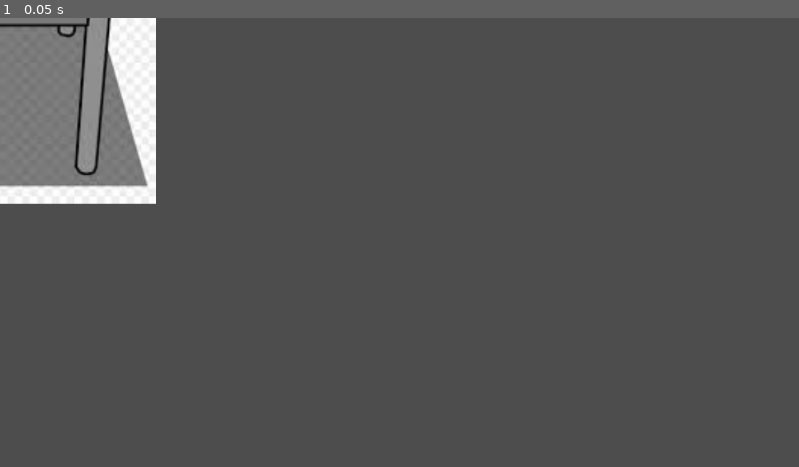
Above: before the commit, frame 1.
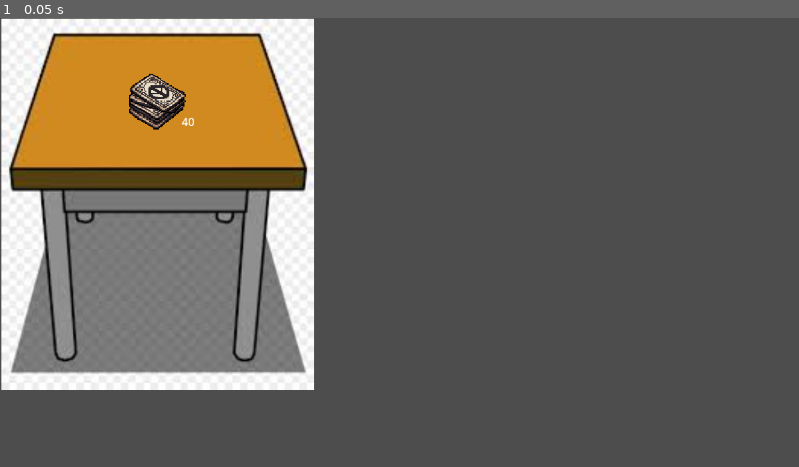
Above: after the commit, the same moment.

Repository: Thijs987/pse_onlycode
Game: Godot game, scene res://main.tscn
The game is run twice, just before and just after one commit, with the same random seed, the same clock (stepped at 60 frames per second) and the same inputs. Before the commit the project has no main scene; this scene is started directly in both runs.
Inputs:
- Up to frame 1 (0.05 s): no input

The runs differ from the first frame. In frame 1, 32% of the frame differs, in the area x 0-40%, y 0-83%.

Commit message:
Card pile + count script added

Diff:
--- /dev/null
+++ b/frontend/area_2d.gd
@@ -0,0 +1,31 @@
+extends Area2D
+
+# Deze aanpassen voor het goeie aantal kaarten
+@export var card_count: int = 40
+
+# Maakt CounterLabel node
+@onready var counter_label: Label = $CounterLabel
+
+# Called when the node enters the scene tree for the first time.
+func _ready() -> void:
+	self.input_event.connect(_on_pile_input_event)
+	update_card_text()
+
+func _on_pile_input_event(viewport: Node, event: InputEvent, shape_idx: int):
+	# Check voor muisklik en of knop is ingedrukt
+	if event is InputEventMouseButton and event.pressed:
+		# Laat card count getal zien
+		decrease_counter()
+
+# Haalt 1 kaart van de counter
+func decrease_counter():
+	if card_count > 0:
+		card_count -= 1
+		# Past card count getal aan
+		update_card_text()
+	else:
+		print("Pile is empty")
+
+# Past card count getal aan
+func update_card_text():
+	counter_label.text = str(card_count)
--- a/frontend/main.tscn
+++ b/frontend/main.tscn
@@ -1,9 +1,33 @@
 [gd_scene format=3 uid="uid://2rclrrsuh5tp"]
 
 [ext_resource type="Texture2D" uid="uid://ddi0wy7qoyp4c" path="res://Table.jpeg" id="1_ig7tw"]
+[ext_resource type="Texture2D" uid="uid://bglcmj03jm8lb" path="res://Card_deck_sprite.png" id="2_0xm2m"]
+[ext_resource type="Script" uid="uid://bgyrd0wawaoio" path="res://area_2d.gd" id="2_h2yge"]
+
+[sub_resource type="RectangleShape2D" id="RectangleShape2D_1bvp3"]
+size = Vector2(89, 88)
 
 [node name="Node2D" type="Node2D" unique_id=1499448830]
+position = Vector2(228, 269)
 
-[node name="Sprite2D" type="Sprite2D" parent="." unique_id=950271474]
+[node name="Tafel" type="Sprite2D" parent="." unique_id=950271474]
 scale = Vector2(2.1893203, 2.1893206)
 texture = ExtResource("1_ig7tw")
+
+[node name="Pile_area" type="Area2D" parent="." unique_id=1734952556]
+script = ExtResource("2_h2yge")
+
+[node name="Pile" type="Sprite2D" parent="Pile_area" unique_id=337770192]
+position = Vector2(-2.0000002, -150.00002)
+scale = Vector2(0.08100327, 0.08100327)
+texture = ExtResource("2_0xm2m")
+
+[node name="CollisionShape2D" type="CollisionShape2D" parent="Pile_area" unique_id=875606098]
+position = Vector2(-4, -150)
+shape = SubResource("RectangleShape2D_1bvp3")
+
+[node name="CounterLabel" type="Label" parent="Pile_area" unique_id=293749745]
+offset_left = 34.0
+offset_top = -131.0
+offset_right = 74.0
+offset_bottom = -108.0
--- /dev/null
+++ b/frontend/pile_click.gd
@@ -0,0 +1,20 @@
+extends Area2D
+
+#Deze aanpassen voor het goeie aantal kaarten
+@export var card_count: int = 40
+
+# Called when the node enters the scene tree for the first time.
+func _ready() -> void:
+	self.input_event.connect(_on_pile_input_event)
+
+func _on_pile_input_event(viewport: Node, event: InputEvent, shape_idx: int):
+	#Check voor muisklik en of knop is ingedrukt
+	if event is InputEventMouseButton and event.pressed:
+		decrease_counter()
+
+# Haalt 1 kaart van de counter
+func decrease_counter():
+	if card_count > 0:
+		card_count -= 1
+	else:
+		print("Pile is empty")
--- a/frontend/project.godot
+++ b/frontend/project.godot
@@ -11,6 +11,7 @@
 [application]
 
 config/name="Frontend"
+run/main_scene="uid://2rclrrsuh5tp"
 config/features=PackedStringArray("4.6", "Forward Plus")
 config/icon="res://icon.svg"
 
Not shown, added: frontend/area_2d.gd.uid
Not shown, added: frontend/pile_click.gd.uid
